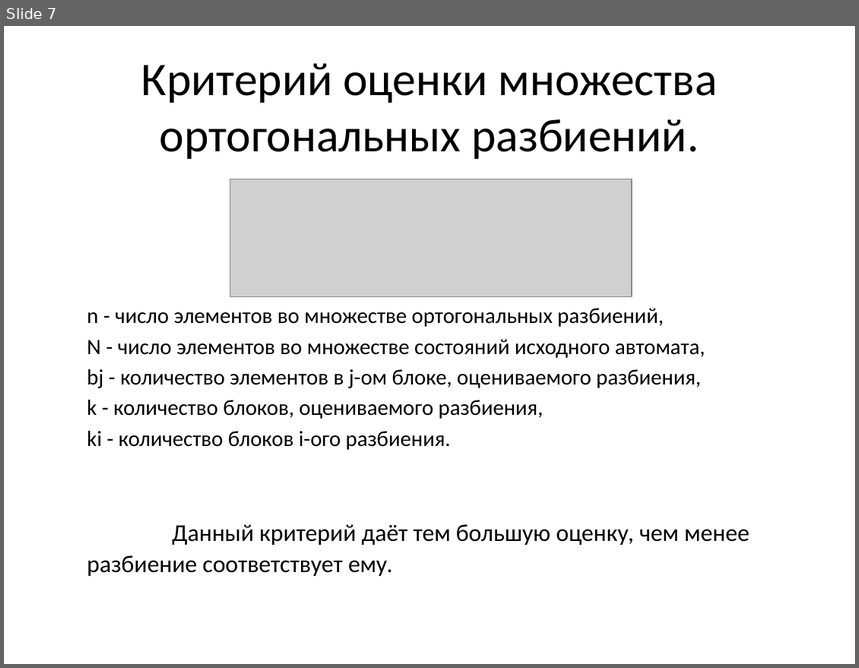
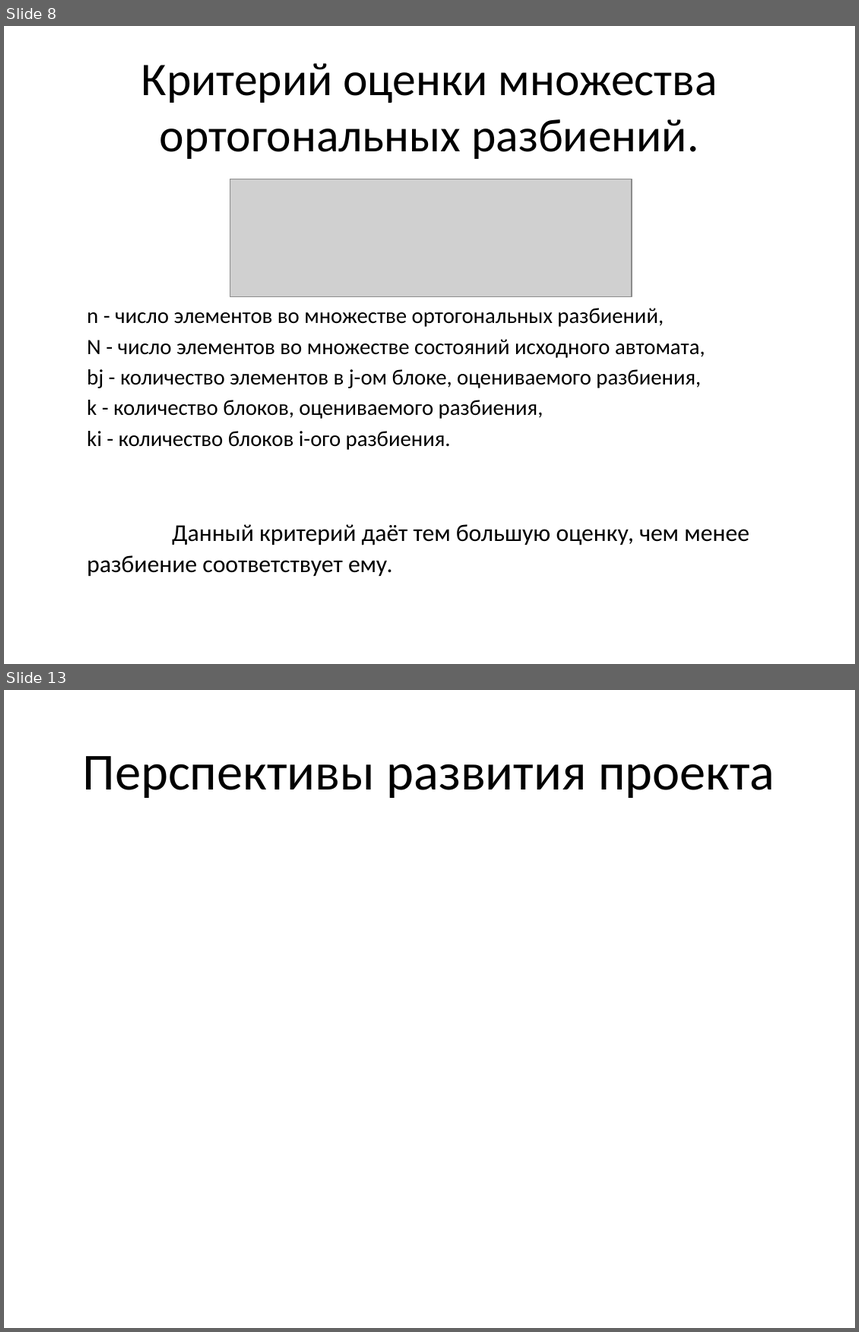
Before and after one commit to erad888/fsm-decompose, a slide deck: Презентация.pptx. Shown one above the other, each under a label of ours: slide 7 before the commit, slides 8 and 13 after it; the slides between them are not shown. The pictures are 859x668 and 859x1332 pixels, drawn with LibreOffice and Linux fonts; fonts in the diff are those of the drawing; grey boxes stand for pictures. Boxes give left, top, right and bottom in pixels: in the first picture for what was removed or moved away, otherwise in the second. Text is boxed around its words. In the diff, an @@ line names an element or a change of style, - is before the commit and + after.

```diff
--- a/Презентация.pptx
+++ b/Презентация.pptx
@@ slide 13 added at (4,690,855,1328), background #FFFFFF @@
@@ title added at (83,756,775,798), 44 pt, text #000000 @@
+Перспективы развития проекта
@@ what was slide 7 is now slide 8 @@
```
Also in this commit, not shown: 3 slides changed, 6 other slides added, 1 other file.
